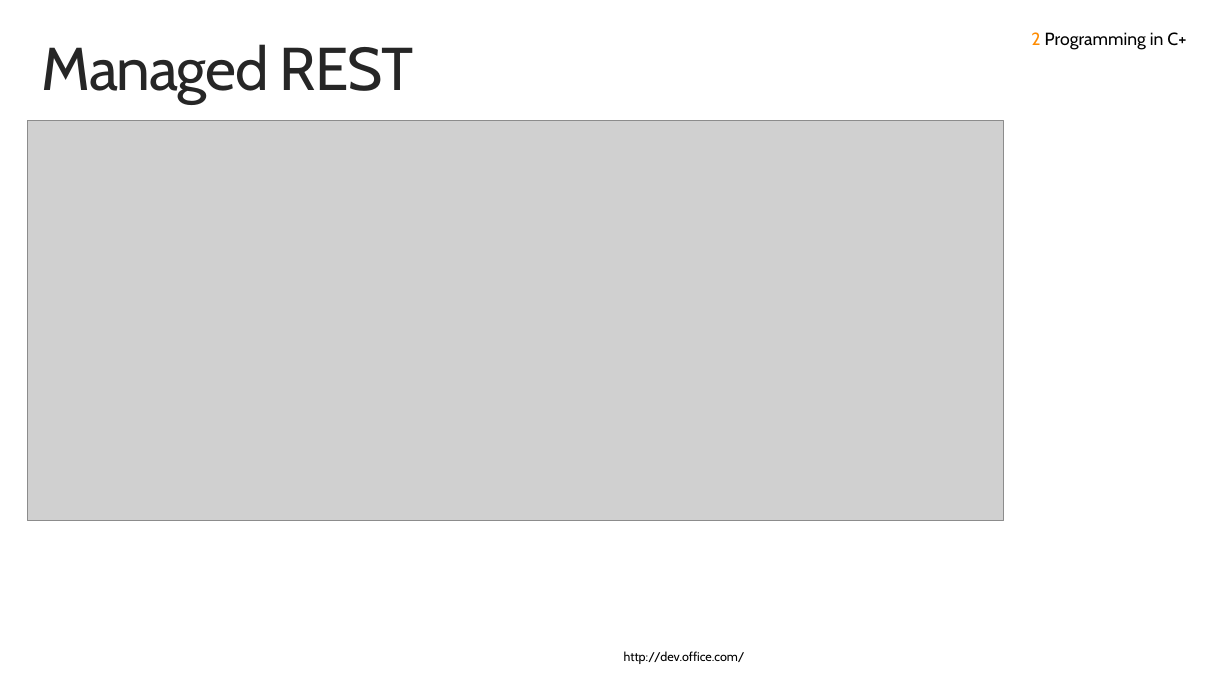
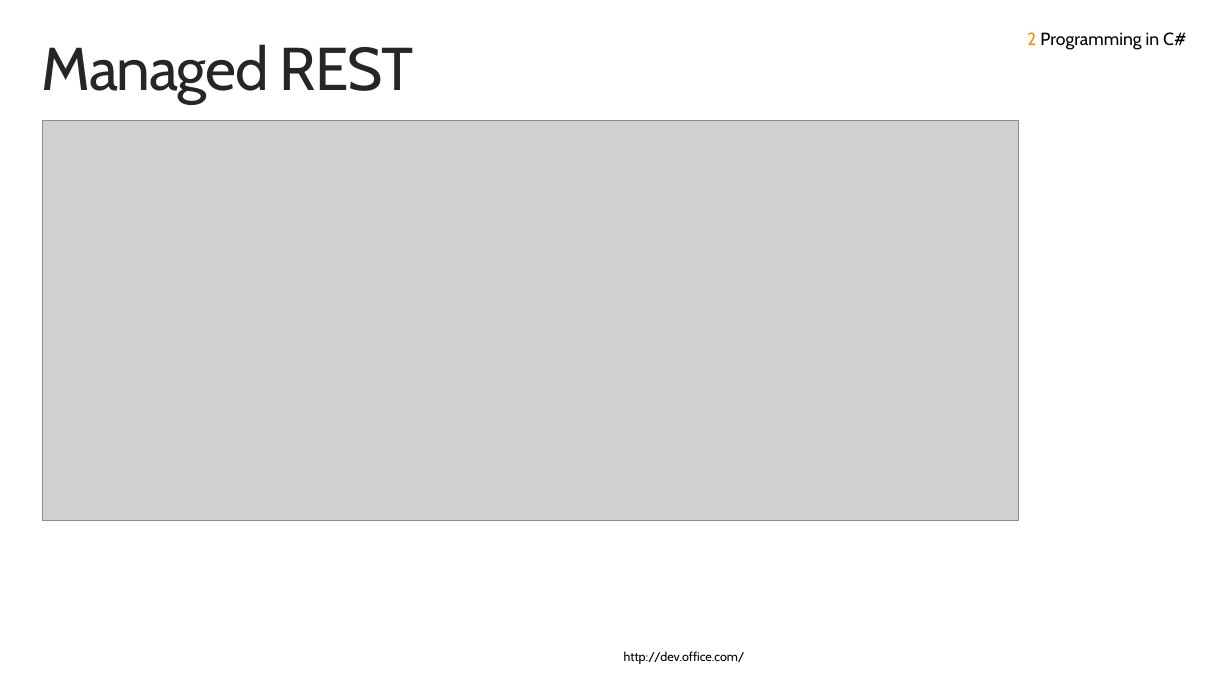
Before and after one commit to OfficeDev/TrainingContent, a slide deck: slide 17 of O3652/O3652-6 Deep Dive into Provider Hosted Add-ins/O3652-6 Deep Dive into Provider Hosted Apps.pptx (slide 18 before the commit). Drawn at 1232x693 pixels with LibreOffice and Linux fonts; fonts in the diff are those of the drawing; grey boxes stand for pictures; background and template pictures are left out. Boxes give left, top, right and bottom in pixels: in the first picture for what was removed or moved away, otherwise in the second. Text is boxed around its words. In the diff, an @@ line names an element or a change of style, - is before the commit and + after.

```diff
--- a/O3652/O3652-6 Deep Dive into Provider Hosted Add-ins/O3652-6 Deep Dive into Provider Hosted Apps.pptx
+++ b/O3652/O3652-6 Deep Dive into Provider Hosted Add-ins/O3652-6 Deep Dive into Provider Hosted Apps.pptx
@@ text at [1027,32,1186,50]: text changed @@
-2 Programming in C+
+2 Programming in C#
@@ picture: place and size @@
-picture at [27,120,1004,521]
+picture at [43,120,1019,521]
```
Also in this commit, not shown: 16 other slides changed, 1 slide added, 3 slides removed.
